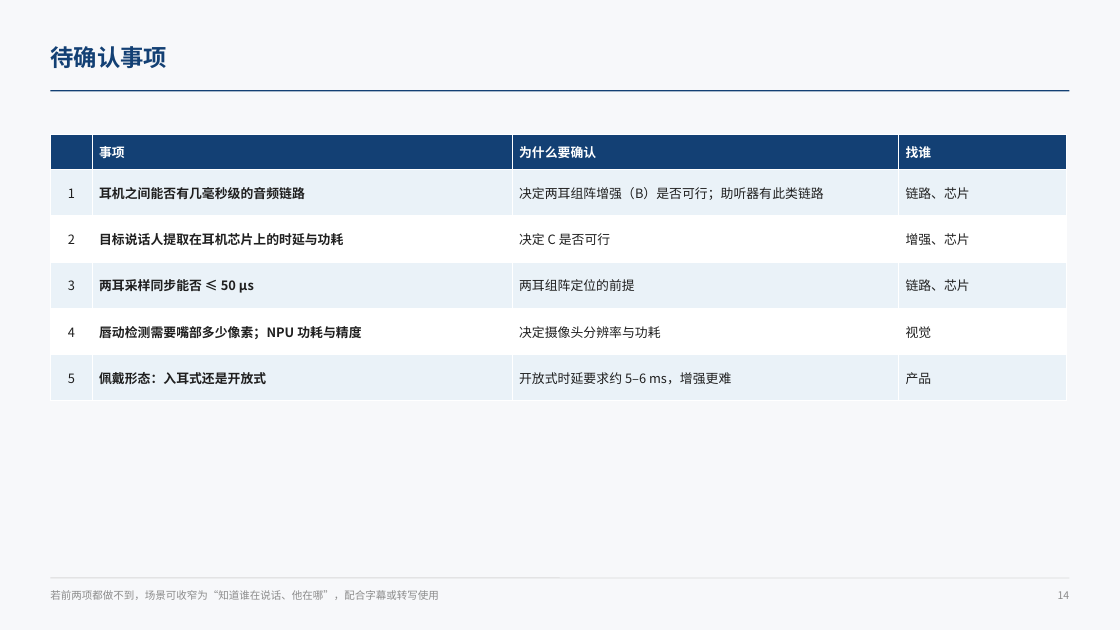
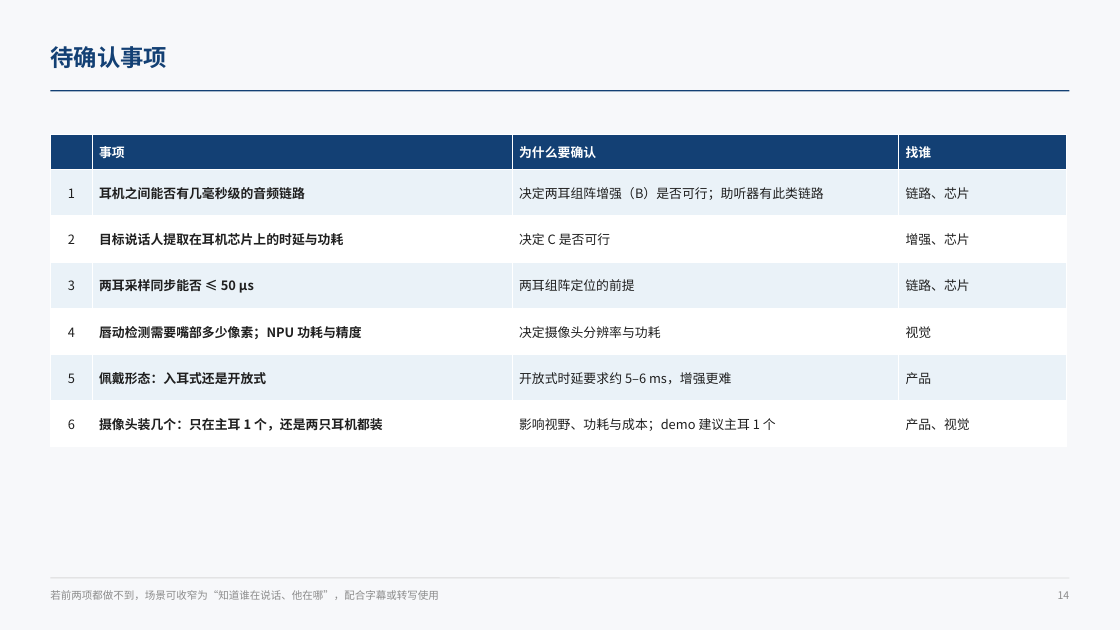
Before and after one commit to ZeroFoxxi/ssl-scene1, a slide deck: slide 14 of 02_耳机声源定位/耳机摄像头听觉辅助_整体设计方案.pptx. Drawn at 1120x630 pixels with LibreOffice and Linux fonts; fonts in the diff are those of the drawing. Boxes give left, top, right and bottom in pixels: in the first picture for what was removed or moved away, otherwise in the second. Text is boxed around its words. In the diff, an @@ line names an element or a change of style, - is before the commit and + after.

```diff
--- a/02_耳机声源定位/耳机摄像头听觉辅助_整体设计方案.pptx
+++ b/02_耳机声源定位/耳机摄像头听觉辅助_整体设计方案.pptx
@@ table at (50,134,1067,435) @@
+row 7: 6 | 摄像头装几个：只在主耳 1 个，还是两只耳机都装 | 影响视野、功耗与成本；demo 建议主耳 1 个 | 产品、视觉
```
Also in this commit, not shown: 3 other slides changed, 4 other files.
